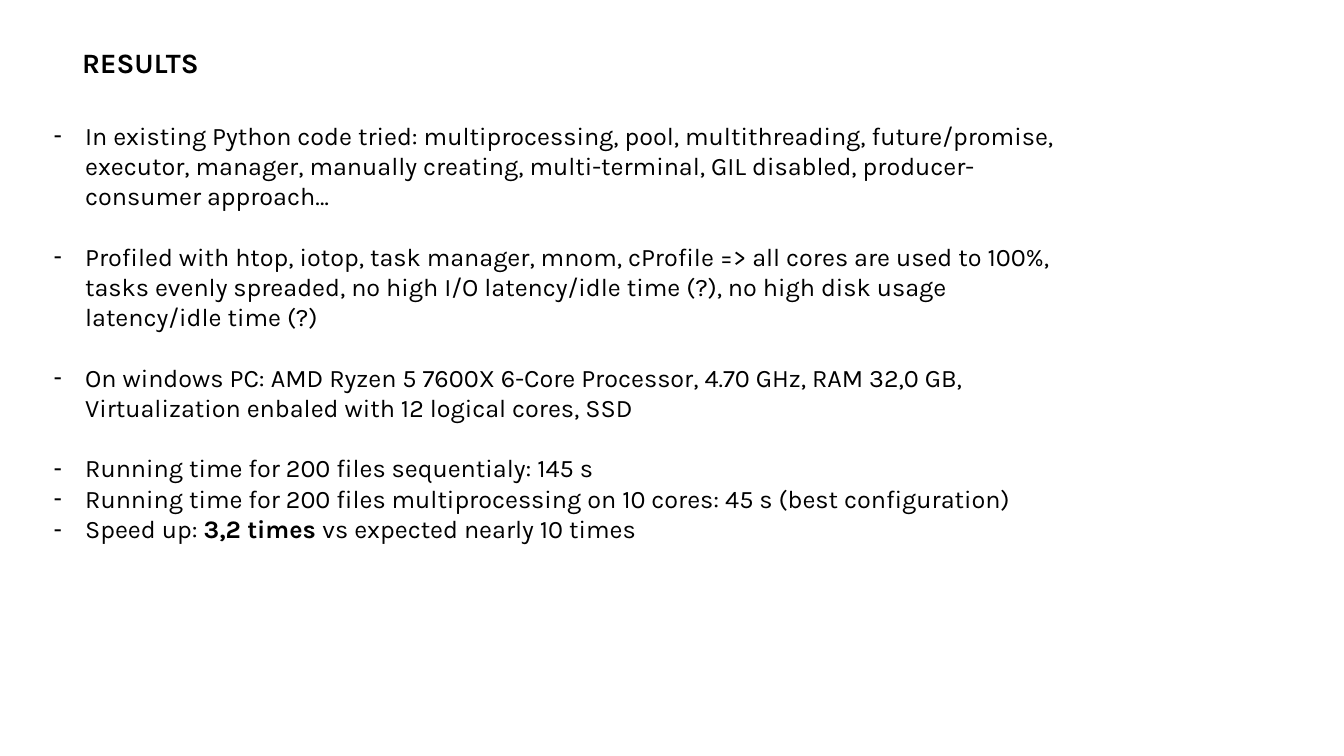
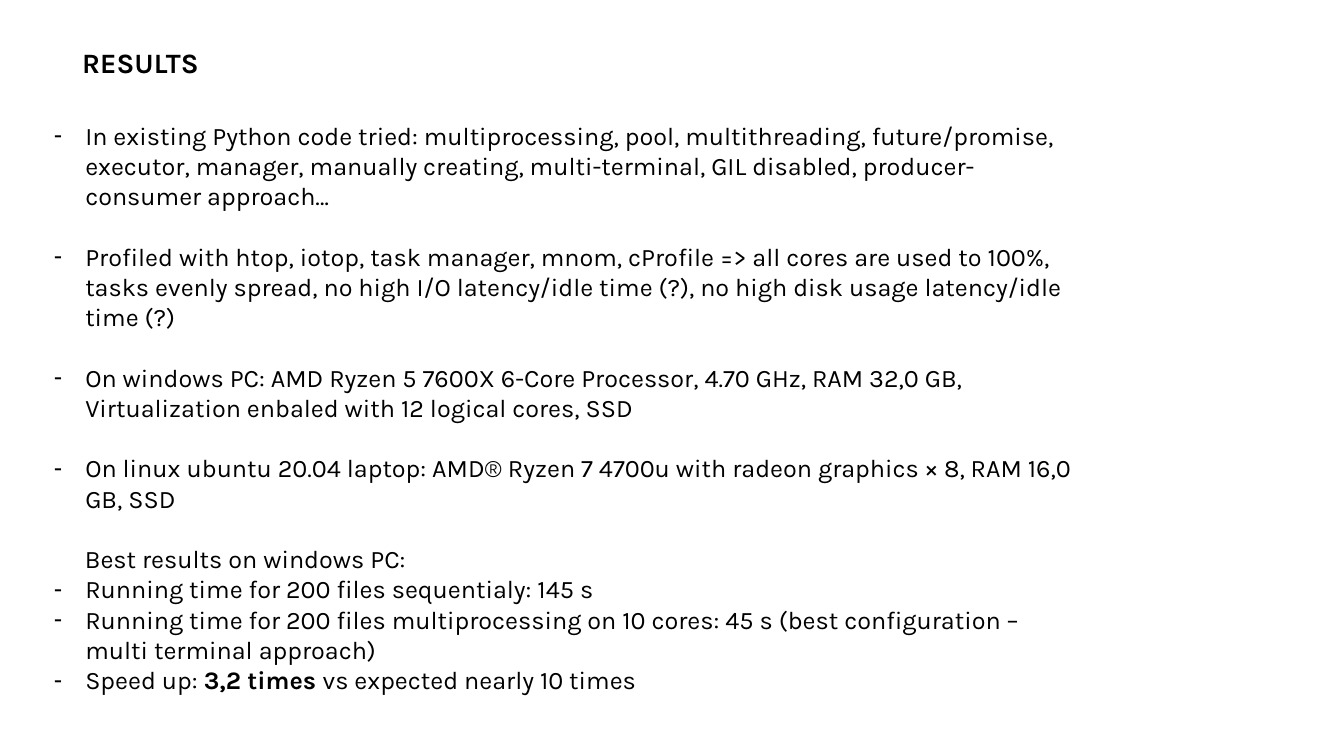
Before and after one commit to sevaedmi/LinoSPAD2, a slide deck: slide 7 of progress.pptx (slide 3 before the commit). Drawn at 1344x756 pixels with LibreOffice and Linux fonts; fonts in the diff are those of the drawing. Boxes give left, top, right and bottom in pixels: in the first picture for what was removed or moved away, otherwise in the second. Text is boxed around its words. In the diff, an @@ line names an element or a change of style, - is before the commit and + after.

```diff
--- a/progress.pptx
+++ b/progress.pptx
@@ text at (85, 248, 1062, 327): text changed @@
-– Profiled with htop, iotop, task manager, mnom, cProfile => all cores are used to 100%, tasks evenly spreaded, no high I/O latency/idle time (?), no high disk usage latency/idle time (?)
+– Profiled with htop, iotop, task manager, mnom, cProfile => all cores are used to 100%, tasks evenly spread, no high I/O latency/idle time (?), no high disk usage latency/idle time (?)
@@ text at (85, 459, 1071, 569): paragraphs added @@
+– On linux ubuntu 20.04 laptop: AMD® Ryzen 7 4700u with radeon graphics × 8, RAM 16,0 GB, SSD
+Best results on windows PC:
@@ text at (85, 611, 1000, 665): text changed @@
-– Running time for 200 files multiprocessing on 10 cores: 45 s (best configuration)
+– Running time for 200 files multiprocessing on 10 cores: 45 s (best configuration – multi terminal approach)
```
Also in this commit, not shown: 2 other slides changed, 4 slides added.
